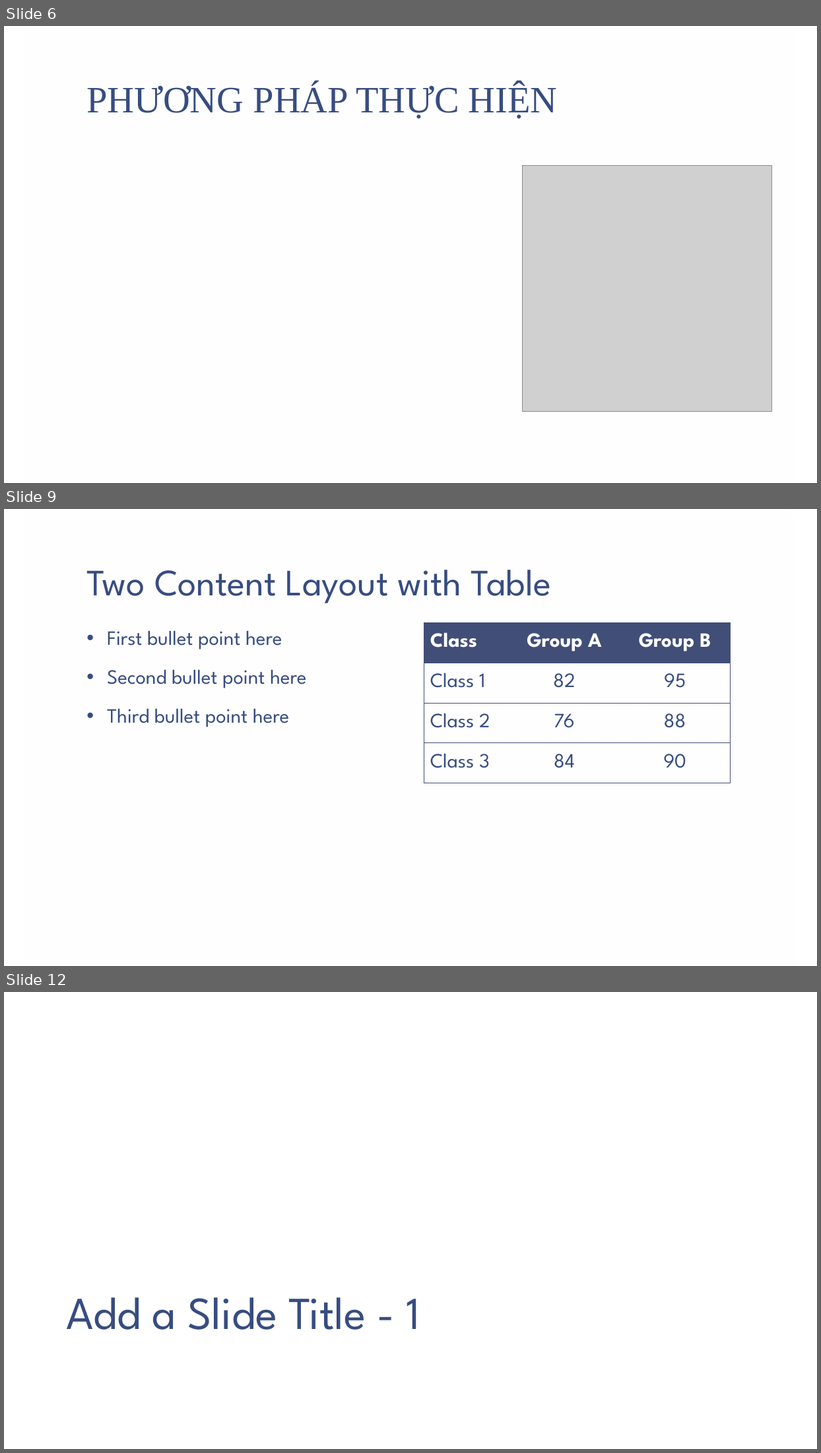
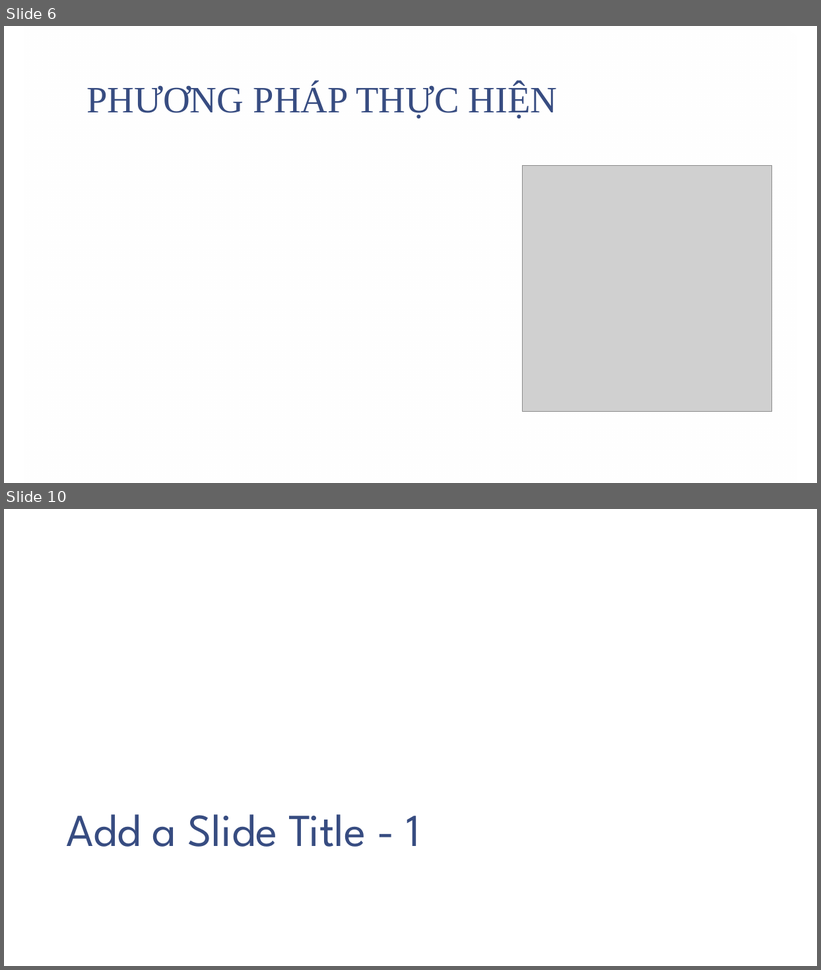
Before and after one commit to trungcpag/machine-CTU, a slide deck: report.pptx. Shown one above the other, each under a label of ours: slides 6, 9 and 12 before the commit, slides 6 and 10 after it; the slides between them are not shown. The pictures are 821x1453 and 821x970 pixels, drawn with LibreOffice and Linux fonts; fonts in the diff are those of the drawing; grey boxes stand for pictures; background and template pictures are left out. Boxes give left, top, right and bottom in pixels: in the first picture for what was removed or moved away, otherwise in the second. Text is boxed around its words. In the diff, an @@ line names an element or a change of style, - is before the commit and + after.

```diff
--- a/report.pptx
+++ b/report.pptx
@@ slide 9 removed at (x1=4, y1=509, x2=817, y2=966), background picture (left out); not listed: 1 template element that a slide beside it also shows @@
@@ title removed at (x1=86, y1=570, x2=551, y2=603) @@
-Two Content Layout with Table
@@ table removed at (x1=424, y1=623, x2=730, y2=784), 4 rows, 3 columns @@
-Class | Group A | Group B
-Class 1 | 82 | 95
-Class 2 | 76 | 88
-Class 3 | 84 | 90
@@ text removed at (x1=107, y1=631, x2=306, y2=727) @@
-• First bullet point here
-• Second bullet point here
-• Third bullet point here
@@ what was slide 12 is now slide 10 @@
```
Also in this commit, not shown: 1 slide changed, 1 slide added, 2 other slides removed, 4 other files.
